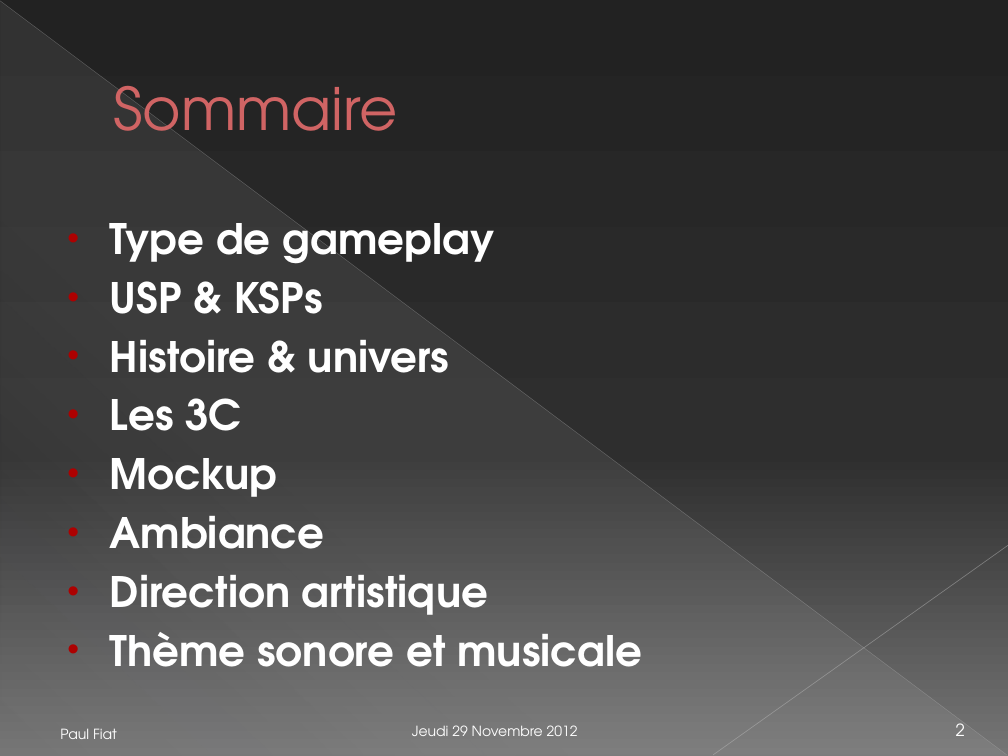
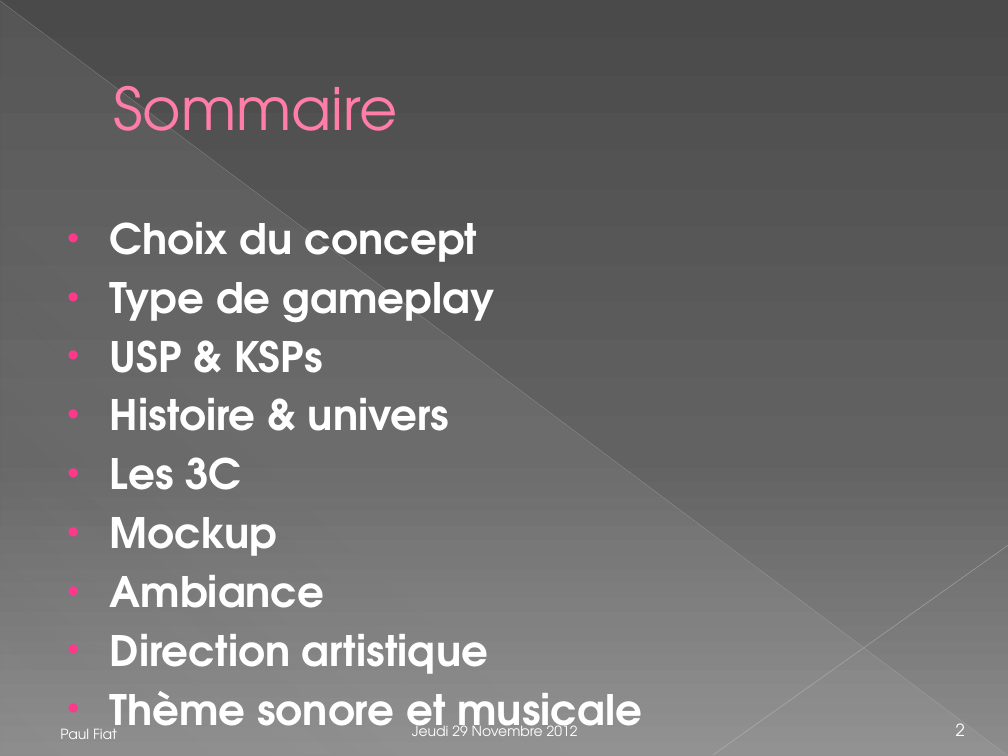
Before and after one commit to Nyarlygames/OBG, a slide deck: slide 2 of GD/Présentation.pptx. Drawn at 1008x756 pixels with LibreOffice and Linux fonts; fonts in the diff are those of the drawing. Boxes give left, top, right and bottom in pixels: in the first picture for what was removed or moved away, otherwise in the second. Text is boxed around its words. In the diff, an @@ line names an element or a change of style, - is before the commit and + after.

```diff
--- a/GD/Présentation.pptx
+++ b/GD/Présentation.pptx
@@ background gradient #232323 to #2E2E2E to #757575 to gradient #4A4A4A to #626262 to #8C8C8C @@
@@ line (0, 1) - (1007, 755): stroke #B6B6B6 0.39 pt to #BFBFBF 0.39 pt @@
@@ right triangle at (1, 2, 1007, 756): fill gradient #DEDEE0 to gradient #D2D2D2 @@
@@ title "Sommaire" at (114, 86, 398, 131): text colour #D06464 to #FF7DA7, letter outline #780101 0.5 pt to #B12761 0.5 pt @@
@@ text at (110, 222, 478, 262): paragraph added @@
+• Choix du concept
@@ text at (110, 282, 642, 739): bullet colour #AD0101 to #FF388C @@
@@ line (1008, 545) - (713, 755): stroke #BEBEBE 0.47 pt to #C6C6C6 0.47 pt @@
```
Also in this commit, not shown: 10 other slides changed, 2 slides added, 37 other files.
